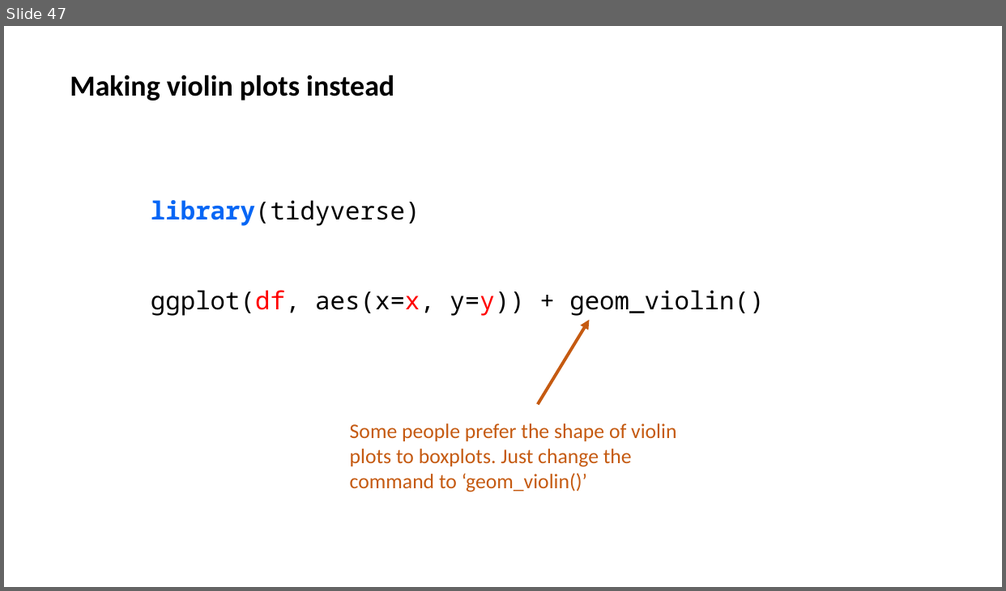
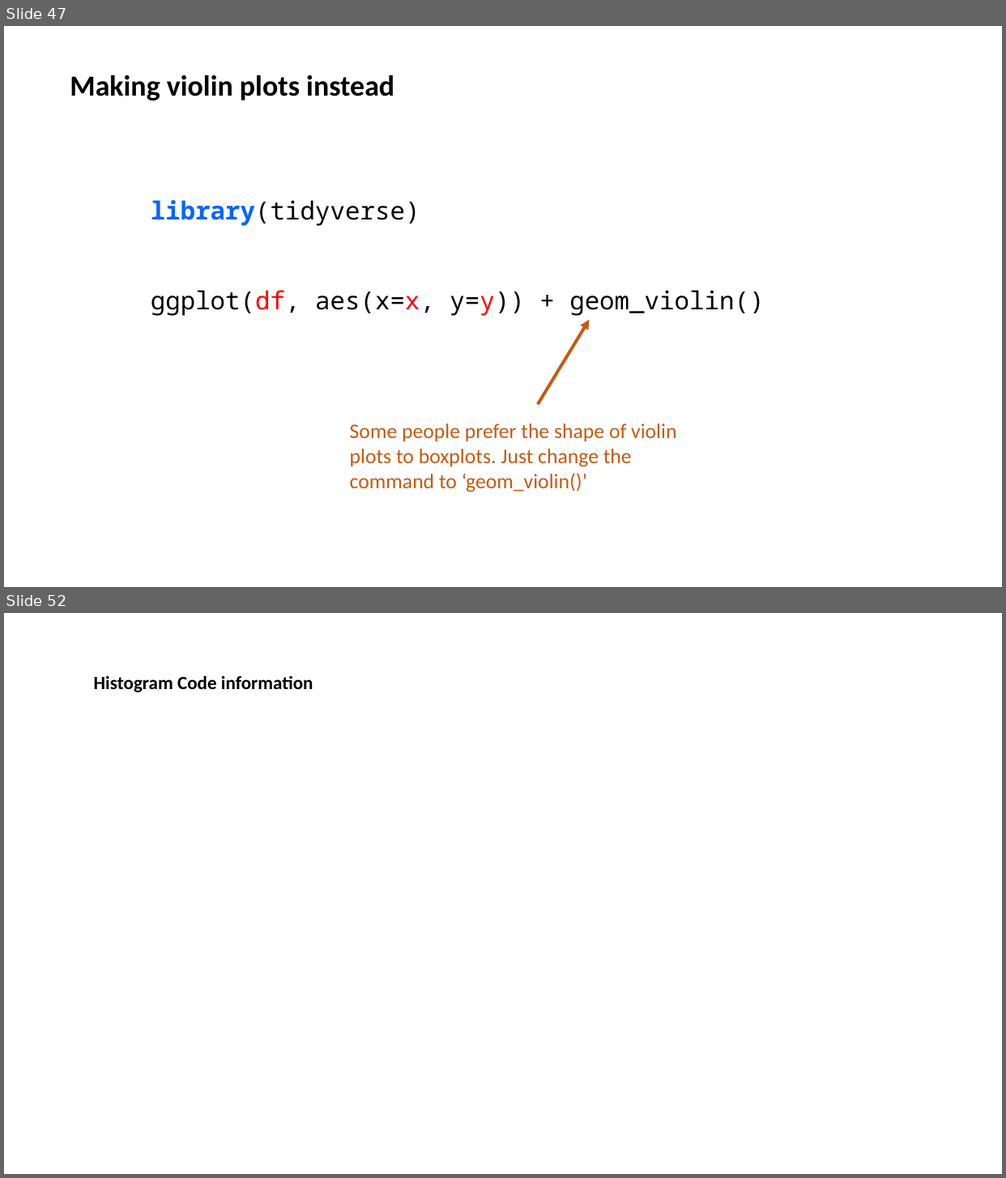
Before and after one commit to jalapic/PSY317L, a slide deck: slides/intro_ggplot2.pptx. Shown one above the other, each under a label of ours: slide 47 before the commit, slides 47 and 52 after it; the slides between them are not shown. The pictures are 1006x591 and 1006x1178 pixels, drawn with LibreOffice and Linux fonts; fonts in the diff are those of the drawing. Boxes give left, top, right and bottom in pixels: in the first picture for what was removed or moved away, otherwise in the second. Text is boxed around its words. In the diff, an @@ line names an element or a change of style, - is before the commit and + after.

```diff
--- a/slides/intro_ggplot2.pptx
+++ b/slides/intro_ggplot2.pptx
@@ slide 52 added at (4, 613, 1002, 1174), background #FFFFFF @@
@@ text added at (94, 675, 313, 692), 18 pt, text #000000, bold @@
+Histogram Code information
```
Also in this commit, not shown: 10 other slides added, 2 slides removed, 2 other files.
